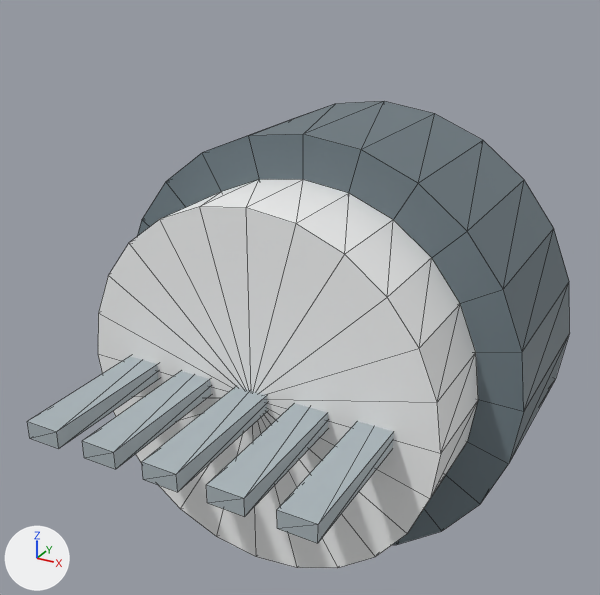
One commit to the glTF model pergola-configurator/public/assets/models/accessories/rain-sensor.glb: the scene before it, then after it.
Camera for both pictures: a 50 mm camera at (0.127, -0.266, 0.139) aimed at (-0.008, -0.02, 0.016). The lights are fixed; the arrows at lower left show +X, +Y and +Z. The older version comes first. Mesh edges are drawn as thin lines. Where no turn or scale is listed for an object, it has been applied to the vertices.

Names of what the first picture shows: 'rain_base', 'rain_cap', 'rain_grid_-1', 'rain_grid_-2', 'rain_grid_0', 'rain_grid_1', 'rain_grid_2'.
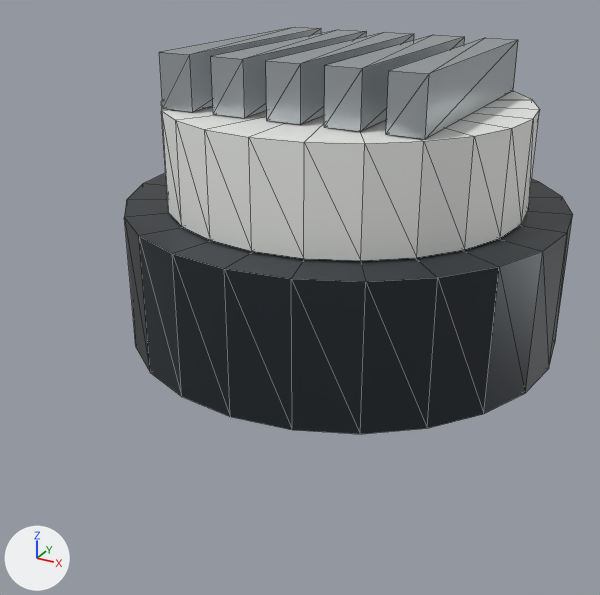
What changed in the scene script:
```text
Change me_rain_base:
    remove me_rain_base.from_pydata(...)  # 50 vertices, 96 faces; spans x -0.08..0.08, y -0.032..0.032, z -0.08..0.08
    remove me_rain_base.materials.append(mat_defaultmaterial)
    add me_rain_base.from_pydata(...)  # 50 vertices, 96 faces; spans x -0.08..0.08, y -0.08..0.08, z 0.0..0.05
    me_rain_base part 1: the whole mesh is multiplied about its middle by the matrix ((0.0, 0.0, -1.0), (1.0, 0.0, 0.0), (0.0, -0.769, 0.0)), then moved by (0.0, 0.0, 0.025)
    me_rain_base part 2: vertex colours changed
    add me_rain_base.materials.append(mat_dark)  # dark grey #353b40
Change me_rain_cap:
    remove me_rain_cap.from_pydata(...)  # 50 vertices, 96 faces; spans x -0.065..0.065, y -0.0175..0.0175, z -0.065..0.065
    remove me_rain_cap.materials.append(mat_defaultmaterial_001)
    add me_rain_cap.from_pydata(...)  # 50 vertices, 96 faces; spans x -0.065..0.065, y -0.065..0.065, z 0.0505..0.0855
    me_rain_cap part 3: the whole mesh is multiplied about its middle by the matrix ((0.0, 0.0, -1.0), (1.0, 0.0, 0.0), (0.0, -1.0, 0.0)), then moved by (0.0, 0.0, 0.068)
    me_rain_cap part 4: vertex colours changed
    add me_rain_cap.materials.append(mat_white)  # white #eef0ee
Change me_rain_grid_0:
    remove me_rain_grid_0.from_pydata(...)  # 8 vertices, 12 faces; spans x -0.006..0.006, y -0.045..0.045, z -0.003..0.003
    remove me_rain_grid_0.materials.append(mat_defaultmaterial_004)
    add me_rain_grid_0.from_pydata(...)  # 8 vertices, 12 faces; spans x -0.046..-0.034, y -0.045..0.045, z 0.086..0.104
    me_rain_grid_0 part 5: the whole mesh is scaled about its middle by (1, 1, 3), then moved by (-0.04, 0.0, 0.095)
    me_rain_grid_0 part 6: vertex colours changed
    add me_rain_grid_0.materials.append(mat_metal)  # light grey #c4cacd
Change me_rain_grid_1:
    remove me_rain_grid_1.from_pydata(...)  # 8 vertices, 12 faces; spans x -0.006..0.006, y -0.045..0.045, z -0.003..0.003
    remove me_rain_grid_1.materials.append(mat_defaultmaterial_005)
    add me_rain_grid_1.from_pydata(...)  # 8 vertices, 12 faces; spans x -0.026..-0.014, y -0.045..0.045, z 0.086..0.104
    me_rain_grid_1 part 7: the whole mesh is scaled about its middle by (1, 1, 3), then moved by (-0.02, 0.0, 0.095)
    me_rain_grid_1 part 8: vertex colours changed
    add me_rain_grid_1.materials.append(mat_metal)  # light grey #c4cacd
Change me_rain_grid_2:
    remove me_rain_grid_2.from_pydata(...)  # 8 vertices, 12 faces; spans x -0.006..0.006, y -0.045..0.045, z -0.003..0.003
    remove me_rain_grid_2.materials.append(mat_defaultmaterial_006)
    add me_rain_grid_2.from_pydata(...)  # 8 vertices, 12 faces; spans x -0.006..0.006, y -0.045..0.045, z 0.086..0.104
    me_rain_grid_2 part 9: the whole mesh is scaled about its middle by (1, 1, 3), then moved by (0.0, 0.0, 0.095)
    me_rain_grid_2 part 10: vertex colours changed
    add me_rain_grid_2.materials.append(mat_metal)  # light grey #c4cacd
Change ob_rain_cap:
    ob_rain_cap.location: (0.0, -0.05, 0.0) -> (0.0, 0.0, 0.0)
Remove ob_rain_grid__2:
    ob_rain_grid__2 = bpy.data.objects.new('rain_grid_-2', me_rain_grid__2)
Remove ob_rain_grid__1:
    ob_rain_grid__1 = bpy.data.objects.new('rain_grid_-1', me_rain_grid__1)
Change ob_rain_grid_0:
    ob_rain_grid_0.location: (0.0, -0.071, 0.0) -> (0.0, 0.0, 0.0)
Change ob_rain_grid_1:
    ob_rain_grid_1.location: (0.022, -0.071, 0.0) -> (0.0, 0.0, 0.0)
Change ob_rain_grid_2:
    ob_rain_grid_2.location: (0.044, -0.071, 0.0) -> (0.0, 0.0, 0.0)
Add ob_rain_grid_4:
    ob_rain_grid_4 = bpy.data.objects.new('rain_grid_4', me_rain_grid_4)  # a box spanning x 0.034..0.046, y -0.045..0.045, z 0.086..0.104; in mat_metal (light grey #c4cacd)
    ob_rain_grid_4.location = (0.0, 0.0, 0.0)
Add ob_rain_grid_3:
    ob_rain_grid_3 = bpy.data.objects.new('rain_grid_3', me_rain_grid_3)  # a box spanning x 0.014..0.026, y -0.045..0.045, z 0.086..0.104; in mat_metal (light grey #c4cacd)
    ob_rain_grid_3.location = (0.0, 0.0, 0.0)
```

Location of each change, (x1, y1, x2, y2) in pixels of the pictures (600 x 595 px; the box of a moved part takes in the faces that stretch with it):
'rain_cap', recoloured, reshaped, moved
    before: (98, 179, 478, 568)
    after: (161, 91, 540, 261)
'rain_base', recoloured, reshaped
    before: (137, 101, 570, 545)
    after: (124, 173, 573, 434)
'rain_grid_2', recoloured, moved, rescaled
    before: (277, 421, 394, 543)
    after: (266, 32, 414, 124)
'rain_grid_1', recoloured, moved, rescaled
    before: (206, 403, 328, 517)
    after: (211, 29, 367, 118)
'rain_grid_0', recoloured, moved, rescaled
    before: (142, 387, 267, 492)
    after: (159, 27, 321, 112)
'rain_grid_4', added
    after: (386, 38, 518, 139)
'rain_grid_3', added
    after: (324, 35, 465, 131)
'rain_grid_-1', deleted
    before: (82, 371, 211, 469)
'rain_grid_-2', deleted
    before: (27, 356, 158, 449)
part 1 of me_rain_base, moved or reshaped
    before: (137, 101, 570, 545)
    after: (124, 173, 573, 434)
part 3 of me_rain_cap, moved or reshaped
    before: (98, 179, 478, 568)
    after: (161, 91, 540, 261)
part 5 of me_rain_grid_0, moved or reshaped
    before: (142, 387, 267, 492)
    after: (159, 27, 321, 112)
part 7 of me_rain_grid_1, moved or reshaped
    before: (206, 403, 328, 517)
    after: (211, 29, 367, 118)
part 9 of me_rain_grid_2, moved or reshaped
    before: (277, 421, 394, 543)
    after: (266, 32, 414, 124)
